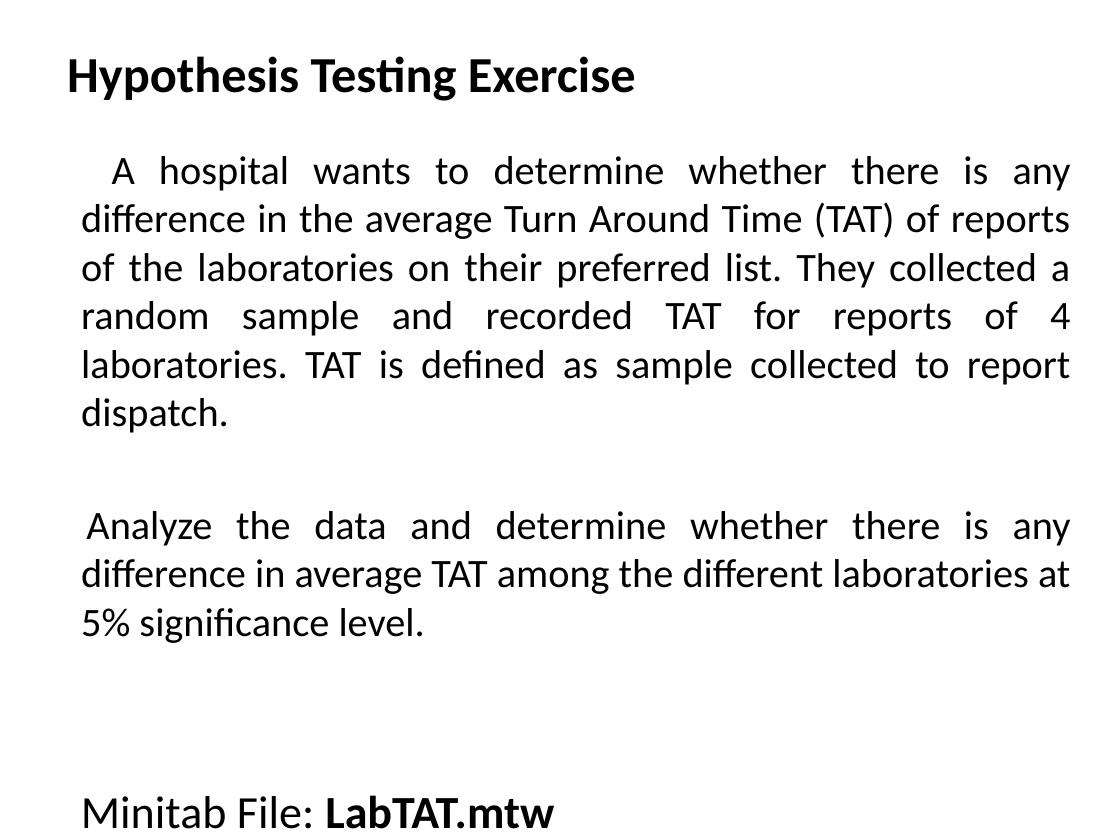
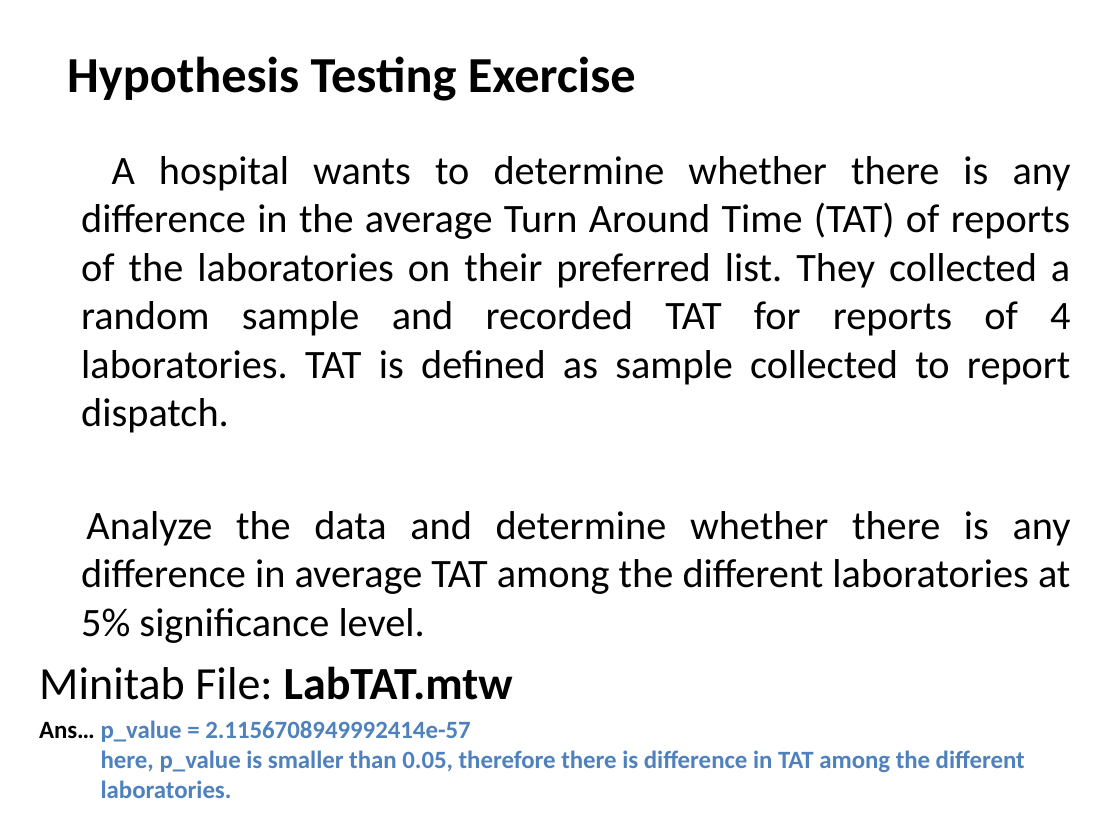
Before and after one commit to Omkar0504/ExcelR-Data-Science-Assignments, a slide deck: slide 2 of assignment 3/Hypothesis_Testing_Assignment.pptx. Drawn at 1120x840 pixels with LibreOffice and Linux fonts; fonts in the diff are those of the drawing. Boxes give left, top, right and bottom in pixels: in the first picture for what was removed or moved away, otherwise in the second. Text is boxed around its words. In the diff, an @@ line names an element or a change of style, - is before the commit and + after.

```diff
--- a/assignment 3/Hypothesis_Testing_Assignment.pptx
+++ b/assignment 3/Hypothesis_Testing_Assignment.pptx
@@ text at [39, 666, 513, 700]: alignment left to justified @@
@@ text added at [39, 720, 1025, 798], 16 pt, text #4F81BD, bold @@
+Ans… p_value = 2.1156708949992414e-57
+here, p_value is smaller than 0.05, therefore there is difference in TAT among the different
+laboratories.
```
Also in this commit, not shown: 1 other slide changed, 4 other files.
